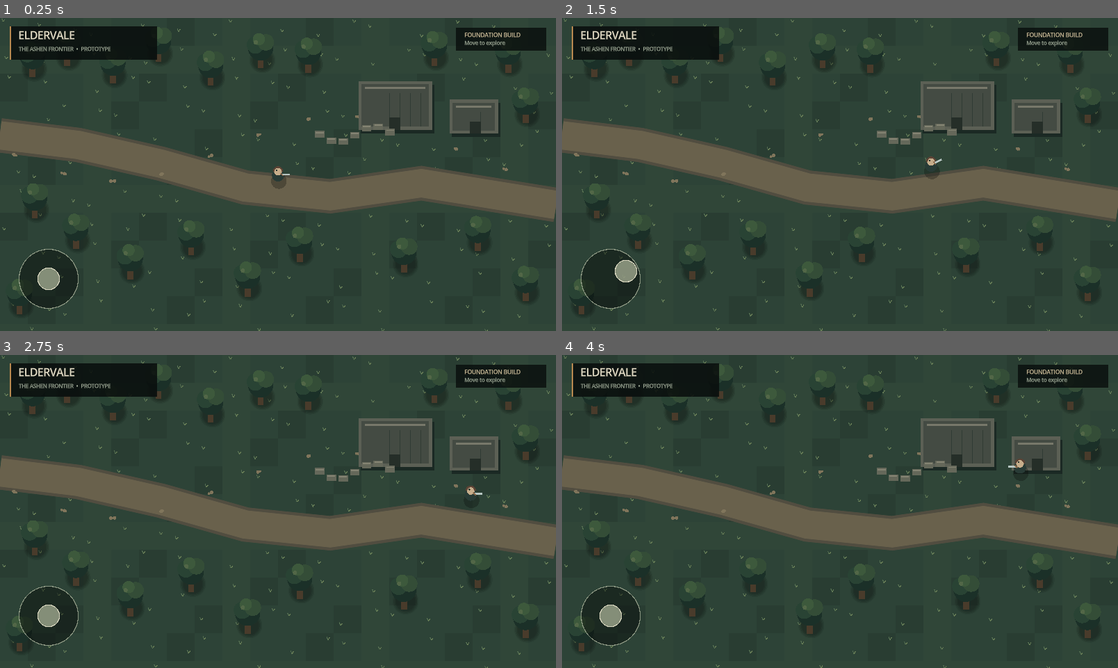
Above: before the commit, frames 1-4 (two rows, left to right).
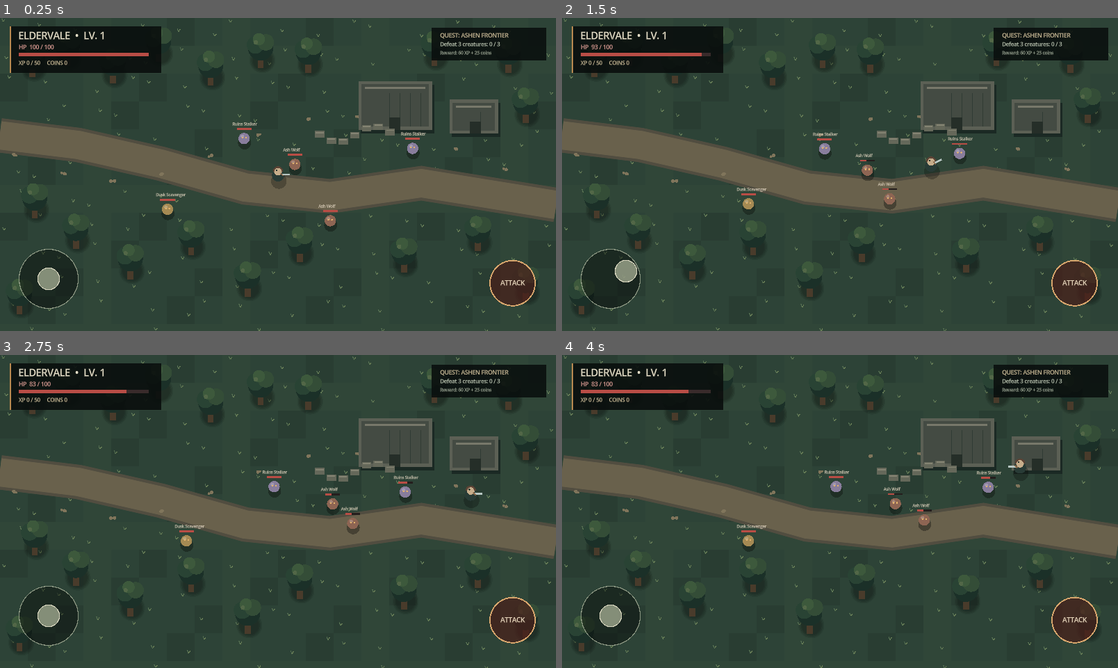
Above: after the commit, the same moments.

Repository: filesgloom-png/ELDERVALE
Game: Godot game, scene res://scenes/main.tscn
Two runs of this game, one before a commit and one after it. Both use one fixed random seed, a clock stepped at 60 frames per second and the inputs below.
Inputs (mouse positions are in pixels of both pictures, inside the frame that each line leads up to):
- Up to frame 1 (0.25 s): no input
- Up to frame 2 (1.5 s): tap Enter (ui_accept) at 0.5, 0.6, 0.77, 1.07 s; move the mouse to (962, 158) at 0.52 s; hold Right (ui_right) 0.53-1.25 s; click (962, 158) at 0.67 s; drag from (728, 190) to (812, 237) at 1.27 s
- Up to frame 3 (2.75 s): move the mouse to (333, 442) at 2.02 s; hold Right (ui_right) from 2.03 s (still down); tap Enter (ui_accept) at 2.1 s
- Up to frame 4 (4 s): release Right (ui_right) at 2.75 s; drag from (812, 574) to (673, 464) at 2.77 s; move the mouse to (1006, 558) at 3.52 s; hold Left (ui_left) from 3.53 s (still down); tap Enter (ui_accept) at 3.6, 3.77 s

The runs differ from the first frame. In frame 1, 4.4% of the frame differs, in the area x 1-99%, y 2-93%; in frame 2, 4.4%; in frame 3, 4.4%; in frame 4, 4.4%.

Commit message:
feat: add combat progression and first quest

Diff:
--- a/scripts/main.gd
+++ b/scripts/main.gd
@@ -11,12 +11,30 @@
 var joystick_active := false
 var joystick_touch_index := -1
 var elapsed := 0.0
+var player_max_hp := 100
+var player_hp := 100
+var player_level := 1
+var player_xp := 0
+var player_coins := 0
+var kills := 0
+var quest_reward_claimed := false
+var attack_cooldown := 0.0
+var mob_attack_cooldown := 0.0
+var mobs: Array[Dictionary] = []
+var save_path := "user://eldervale_save.json"
 
 func _ready() -> void:
+	_spawn_initial_mobs()
+	_load_progress()
 	queue_redraw()
 
 func _process(delta: float) -> void:
 	elapsed += delta
+	attack_cooldown = maxf(attack_cooldown - delta, 0.0)
+	mob_attack_cooldown = maxf(mob_attack_cooldown - delta, 0.0)
+	if Input.is_action_just_pressed("ui_accept"):
+		_try_attack()
+	_update_mobs(delta)
 	var keyboard_vector := Input.get_vector("ui_left", "ui_right", "ui_up", "ui_down")
 	var direction := joystick_vector if joystick_vector.length_squared() > 0.001 else keyboard_vector
 	move_vector = direction.limit_length(1.0)
@@ -31,6 +49,8 @@
 			joystick_active = true
 			joystick_touch_index = event.index
 			_update_joystick(event.position)
+		elif event.pressed and event.position.x >= WORLD_SIZE.x * 0.48 and event.position.y > WORLD_SIZE.y * 0.48:
+			_try_attack()
 		elif not event.pressed and event.index == joystick_touch_index:
 			joystick_active = false
 			joystick_touch_index = -1
@@ -38,6 +58,108 @@
 	elif event is InputEventScreenDrag and event.index == joystick_touch_index:
 		_update_joystick(event.position)
 
+func _spawn_initial_mobs() -> void:
+	mobs = [
+		{"name": "Ash Wolf", "pos": Vector2(690, 330), "hp": 36, "max_hp": 36, "damage": 7, "speed": 52.0, "xp": 18, "alive": true},
+		{"name": "Ash Wolf", "pos": Vector2(770, 475), "hp": 36, "max_hp": 36, "damage": 7, "speed": 52.0, "xp": 18, "alive": true},
+		{"name": "Ruins Stalker", "pos": Vector2(555, 270), "hp": 54, "max_hp": 54, "damage": 10, "speed": 40.0, "xp": 28, "alive": true},
+		{"name": "Ruins Stalker", "pos": Vector2(950, 300), "hp": 54, "max_hp": 54, "damage": 10, "speed": 40.0, "xp": 28, "alive": true},
+		{"name": "Dusk Scavenger", "pos": Vector2(370, 445), "hp": 28, "max_hp": 28, "damage": 5, "speed": 66.0, "xp": 14, "alive": true}
+	]
+
+func _update_mobs(delta: float) -> void:
+	for mob in mobs:
+		if not mob["alive"]:
+			continue
+		var mob_pos: Vector2 = mob["pos"]
+		var to_player := player_position - mob_pos
+		if to_player.length() < 310.0 and to_player.length() > 30.0:
+			mob_pos += to_player.normalized() * float(mob["speed"]) * delta
+			mob["pos"] = mob_pos
+		elif to_player.length() <= 34.0 and mob_attack_cooldown <= 0.0:
+			player_hp -= int(mob["damage"])
+			mob_attack_cooldown = 1.0
+			if player_hp <= 0:
+				player_hp = player_max_hp
+				player_position = WORLD_SIZE * 0.5
+		mob["pos"] = mob_pos
+
+func _try_attack() -> void:
+	if attack_cooldown > 0.0:
+		return
+	attack_cooldown = 0.42
+	var target_index := -1
+	var closest_distance := 88.0
+	for i in range(mobs.size()):
+		var mob: Dictionary = mobs[i]
+		if not mob["alive"]:
+			continue
+		var distance := player_position.distance_to(mob["pos"])
+		if distance < closest_distance:
+			closest_distance = distance
+			target_index = i
+	if target_index == -1:
+		return
+	var target: Dictionary = mobs[target_index]
+	target["hp"] = int(target["hp"]) - 20
+	if int(target["hp"]) <= 0:
+		target["alive"] = false
+		kills += 1
+		player_coins += 2 + player_level
+		_gain_xp(int(target["xp"]))
+		if kills >= 3 and not quest_reward_claimed:
+			quest_reward_claimed = true
+			player_xp += 60
+			player_coins += 25
+			_process_level_ups()
+		_save_progress()
+	queue_redraw()
+
+func _gain_xp(amount: int) -> void:
+	player_xp += amount
+	_process_level_ups()
+
+func _process_level_ups() -> void:
+	while player_xp >= _xp_for_next_level():
+		player_xp -= _xp_for_next_level()
+		player_level += 1
+		player_max_hp += 12
+		player_hp = player_max_hp
+
+func _xp_for_next_level() -> int:
+	return 50 + (player_level - 1) * 35
+
+func _save_progress() -> void:
+	var data := {
+		"level": player_level,
+		"xp": player_xp,
+		"coins": player_coins,
+		"kills": kills,
+		"quest_reward_claimed": quest_reward_claimed,
+		"player_hp": player_hp,
+		"player_max_hp": player_max_hp
+	}
+	var file := FileAccess.open(save_path, FileAccess.WRITE)
+	if file != null:
+		file.store_string(JSON.stringify(data))
+
+func _load_progress() -> void:
+	if not FileAccess.file_exists(save_path):
+		return
+	var file := FileAccess.open(save_path, FileAccess.READ)
+	if file == null:
+		return
+	var parsed = JSON.parse_string(file.get_as_text())
+	if typeof(parsed) != TYPE_DICTIONARY:
+		return
+	player_level = maxi(1, int(parsed.get("level", 1)))
+	player_xp = maxi(0, int(parsed.get("xp", 0)))
+	player_coins = maxi(0, int(parsed.get("coins", 0)))
+	kills = maxi(0, int(parsed.get("kills", 0)))
+	quest_reward_claimed = bool(parsed.get("quest_reward_claimed", false))
+	player_max_hp = maxi(100, int(parsed.get("player_max_hp", 100)))
+	player_hp = clampi(int(parsed.get("player_hp", player_max_hp)), 1, player_max_hp)
+
 func _update_joystick(screen_position: Vector2) -> void:
 	var offset := screen_position - JOYSTICK_CENTER
 	joystick_vector = (offset / JOYSTICK_RADIUS).limit_length(1.0)
@@ -46,6 +168,7 @@
 	_draw_ground()
 	_draw_ruins()
 	_draw_trees()
+	_draw_mobs()
 	_draw_player()
 	_draw_hud()
 
@@ -125,6 +248,23 @@
 		var shrink := float(i) * 2.0
 		draw_circle(center, maxf(radius.x - shrink, 1.0), Color(0.03, 0.05, 0.04, 0.09))
 
+func _draw_mobs() -> void:
+	for mob in mobs:
+		if not mob["alive"]:
+			continue
+		var mob_pos: Vector2 = mob["pos"]
+		var is_wolf := String(mob["name"]) == "Ash Wolf"
+		var body_color := Color("#8e6553") if is_wolf else (Color("#887d9c") if String(mob["name"]) == "Ruins Stalker" else Color("#a58a53"))
+		draw_circle(mob_pos + Vector2(1, 10), 15.0, Color(0.02, 0.025, 0.02, 0.35))
+		draw_circle(mob_pos, 13.0, body_color)
+		draw_circle(mob_pos + Vector2(-4, -5), 4.0, body_color.lightened(0.22))
+		draw_circle(mob_pos + Vector2(-4, -2), 2.0, Color("#e3b36b"))
+		draw_circle(mob_pos + Vector2(4, -2), 2.0, Color("#e3b36b"))
+		var bar_width := 34.0
+		draw_rect(Rect2(mob_pos + Vector2(-bar_width / 2.0, -24), Vector2(bar_width, 4)), Color("#241e1d"))
+		draw_rect(Rect2(mob_pos + Vector2(-bar_width / 2.0, -24), Vector2(bar_width * clampf(float(mob["hp"]) / float(mob["max_hp"]), 0.0, 1.0), 4)), Color("#b94d45"))
+		draw_string(ThemeDB.fallback_font, mob_pos + Vector2(-27, -30), String(mob["name"]), HORIZONTAL_ALIGNMENT_LEFT, 70, 9, Color("#ded2bd"))
+
 func _draw_player() -> void:
 	draw_circle(player_position + Vector2(2, 15), 18.0, Color(0.02, 0.03, 0.025, 0.28))
 	draw_circle(player_position + Vector2(0, 2), 14.0, Color("#283b36"))
@@ -139,15 +279,23 @@
 	draw_circle(player_position + Vector2(-3, -10), 2.0, Color("#26332d"))
 
 func _draw_hud() -> void:
-	draw_rect(Rect2(22, 20, 340, 76), Color(0.035, 0.055, 0.05, 0.88))
-	draw_rect(Rect2(22, 20, 4, 76), Color("#b98a51"))
-	draw_string(ThemeDB.fallback_font, Vector2(42, 49), "ELDERVALE", HORIZONTAL_ALIGNMENT_LEFT, -1, 24, Color("#e7dfc8"))
-	draw_string(ThemeDB.fallback_font, Vector2(43, 76), "THE ASHEN FRONTIER  •  PROTOTYPE", HORIZONTAL_ALIGNMENT_LEFT, -1, 12, Color("#aab5a1"))
-	draw_rect(Rect2(WORLD_SIZE.x - 230, 22, 208, 54), Color(0.035, 0.055, 0.05, 0.82))
-	draw_string(ThemeDB.fallback_font, Vector2(WORLD_SIZE.x - 211, 44), "FOUNDATION BUILD", HORIZONTAL_ALIGNMENT_LEFT, -1, 13, Color("#d7c59f"))
-	draw_string(ThemeDB.fallback_font, Vector2(WORLD_SIZE.x - 211, 62), "Move to explore", HORIZONTAL_ALIGNMENT_LEFT, -1, 12, Color("#aab5a1"))
+	draw_rect(Rect2(22, 20, 350, 106), Color(0.035, 0.055, 0.05, 0.9))
+	draw_rect(Rect2(22, 20, 4, 106), Color("#b98a51"))
+	draw_string(ThemeDB.fallback_font, Vector2(42, 49), "ELDERVALE  •  LV. %d" % player_level, HORIZONTAL_ALIGNMENT_LEFT, -1, 22, Color("#e7dfc8"))
+	draw_string(ThemeDB.fallback_font, Vector2(43, 72), "HP  %d / %d" % [player_hp, player_max_hp], HORIZONTAL_ALIGNMENT_LEFT, -1, 13, Color("#e6a39a"))
+	draw_rect(Rect2(43, 80, 300, 8), Color("#392b2b"))
+	draw_rect(Rect2(43, 80, 300.0 * float(player_hp) / float(player_max_hp), 8), Color("#b84d46"))
+	draw_string(ThemeDB.fallback_font, Vector2(43, 108), "XP %d / %d     COINS %d" % [player_xp, _xp_for_next_level(), player_coins], HORIZONTAL_ALIGNMENT_LEFT, -1, 12, Color("#d7c59f"))
+	draw_rect(Rect2(WORLD_SIZE.x - 286, 22, 264, 76), Color(0.035, 0.055, 0.05, 0.88))
+	draw_string(ThemeDB.fallback_font, Vector2(WORLD_SIZE.x - 267, 45), "QUEST: ASHEN FRONTIER", HORIZONTAL_ALIGNMENT_LEFT, -1, 13, Color("#d7c59f"))
+	draw_string(ThemeDB.fallback_font, Vector2(WORLD_SIZE.x - 267, 65), "Defeat 3 creatures: %d / 3" % mini(kills, 3), HORIZONTAL_ALIGNMENT_LEFT, -1, 12, Color("#c5cfba"))
+	draw_string(ThemeDB.fallback_font, Vector2(WORLD_SIZE.x - 267, 84), "Reward: 60 XP + 25 coins" if not quest_reward_claimed else "Quest complete  •  Reward claimed", HORIZONTAL_ALIGNMENT_LEFT, -1, 10, Color("#aab5a1"))
 	draw_circle(JOYSTICK_CENTER, JOYSTICK_RADIUS, Color(0.02, 0.035, 0.03, 0.45))
 	draw_arc(JOYSTICK_CENTER, JOYSTICK_RADIUS, 0.0, TAU, 48, Color(0.75, 0.78, 0.68, 0.65), 2.0)
 	var knob_position := JOYSTICK_CENTER + joystick_vector * (JOYSTICK_RADIUS * 0.58)
 	draw_circle(knob_position, 25.0, Color(0.65, 0.68, 0.58, 0.76))
 	draw_arc(knob_position, 25.0, 0.0, TAU, 32, Color("#d6d4bd"), 2.0)
+	var attack_center := Vector2(WORLD_SIZE.x - 100.0, WORLD_SIZE.y - 110.0)
+	draw_circle(attack_center, 52.0, Color(0.28, 0.12, 0.10, 0.72))
+	draw_arc(attack_center, 52.0, 0.0, TAU, 48, Color("#d8a66d"), 3.0)
+	draw_string(ThemeDB.fallback_font, attack_center + Vector2(-28, 5), "ATTACK", HORIZONTAL_ALIGNMENT_LEFT, 80, 15, Color("#f0dfc4"))
